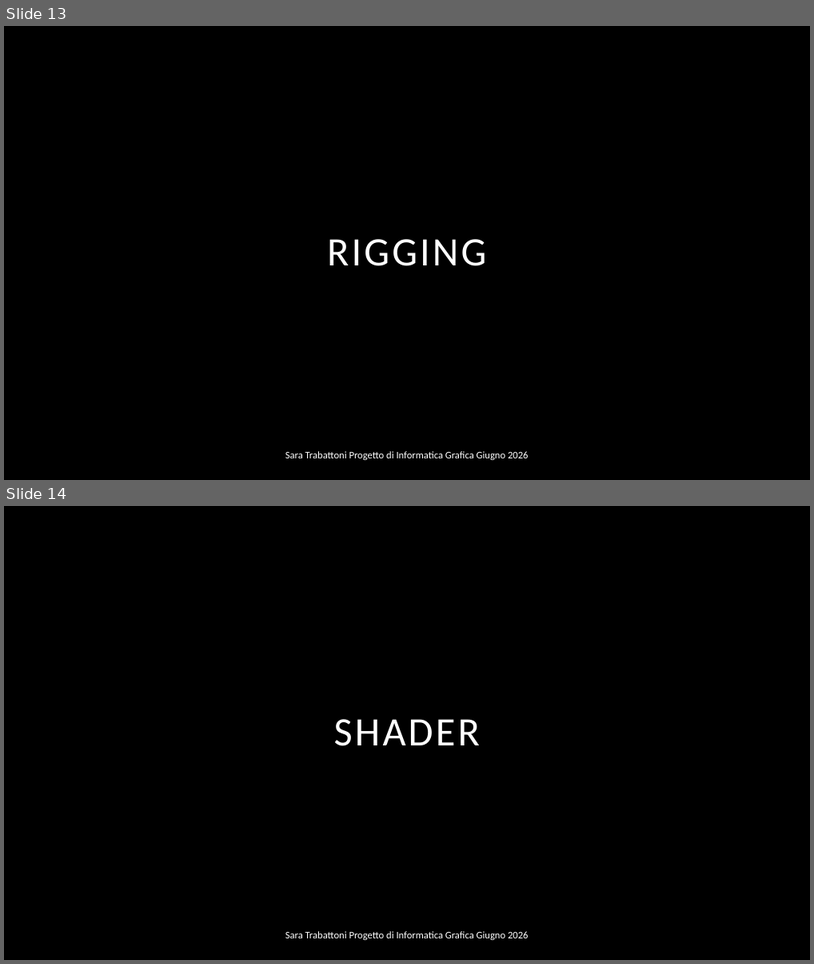
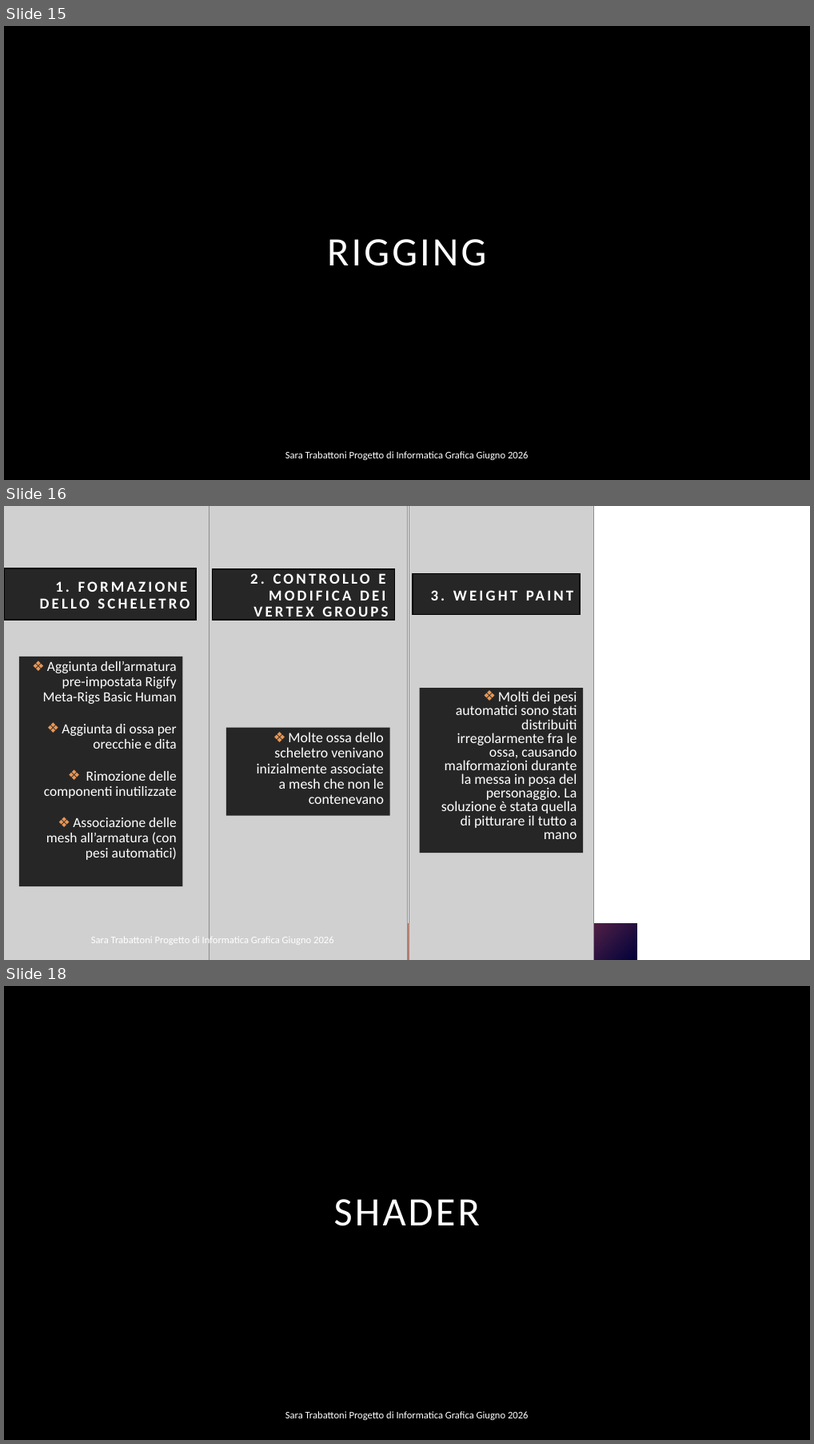
Before and after one commit to saratrabby/ComputerGraphicsProject, a slide deck: PresentazioneProgettoIG.pptx. Shown one above the other, each under a label of ours: slides 13 and 14 before the commit, slides 15, 16 and 18 after it; the slides between them are not shown. The pictures are 814x964 and 814x1444 pixels, drawn with LibreOffice and Linux fonts; fonts in the diff are those of the drawing; grey boxes stand for pictures; background and template pictures are left out. Boxes give left, top, right and bottom in pixels: in the first picture for what was removed or moved away, otherwise in the second. Text is boxed around its words. In the diff, an @@ line names an element or a change of style, - is before the commit and + after.

```diff
--- a/PresentazioneProgettoIG.pptx
+++ b/PresentazioneProgettoIG.pptx
@@ slide 16 added at box(4, 506, 810, 960), background #FFFFFF @@
@@ picture added at box(4, 506, 209, 960) @@
@@ picture added at box(209, 506, 407, 960) @@
@@ picture added at box(409, 506, 594, 960) @@
@@ title added at box(4, 568, 196, 619), fill #262626, outline #000000 1.5 pt, 18 pt, text #FFFFFF, bold @@
+1. FORMAZIONE DELLO SCHELETRO
@@ rectangle added at box(213, 569, 394, 619), fill #262626, outline #000000 1.5 pt, 18 pt, text #FFFFFF, bold @@
+2. CONTROLLO E MODIFICA DEI VERTEX GROUPS
@@ rectangle added at box(413, 574, 580, 615), fill #262626, outline #000000 1.5 pt, 18 pt, text #FFFFFF, bold @@
+3. WEIGHT PAINT
@@ text added at box(19, 656, 183, 887), fill #262626, 16.6 pt, text #FFFFFF @@
+❖ Aggiunta dell’armatura pre-impostata Rigify Meta-Rigs Basic Human
+❖ Aggiunta di ossa per orecchie e dita
+❖ Rimozione delle componenti inutilizzate
+❖ Associazione delle mesh all’armatura (con pesi automatici)
@@ rectangle added at box(420, 688, 583, 852), fill #262626, 17 pt, text #FFFFFF @@
+❖ Molti dei pesi automatici sono stati distribuiti irregolarmente fra le ossa, causando malformazioni durante la messa in posa del personaggio. La soluzione è stata quella di pitturare il tutto a mano
@@ rectangle added at box(226, 728, 390, 816), fill #262626, 17 pt, text #FFFFFF @@
+❖ Molte ossa dello scheletro venivano inizialmente associate a mesh che non le contenevano
@@ text added at box(91, 934, 334, 945), 12 pt, text #FFFFFF @@
+Sara Trabattoni Progetto di Informatica Grafica Giugno 2026
@@ rectangle added at box(354, 923, 638, 960), fill gradient #00023A to #A53F51 to #E99A5B @@
@@ what was slide 13 is now slide 15 @@
@@ what was slide 14 is now slide 18 @@
```
Also in this commit, not shown: 4 other slides added, 1 slide removed, 7 other files.
